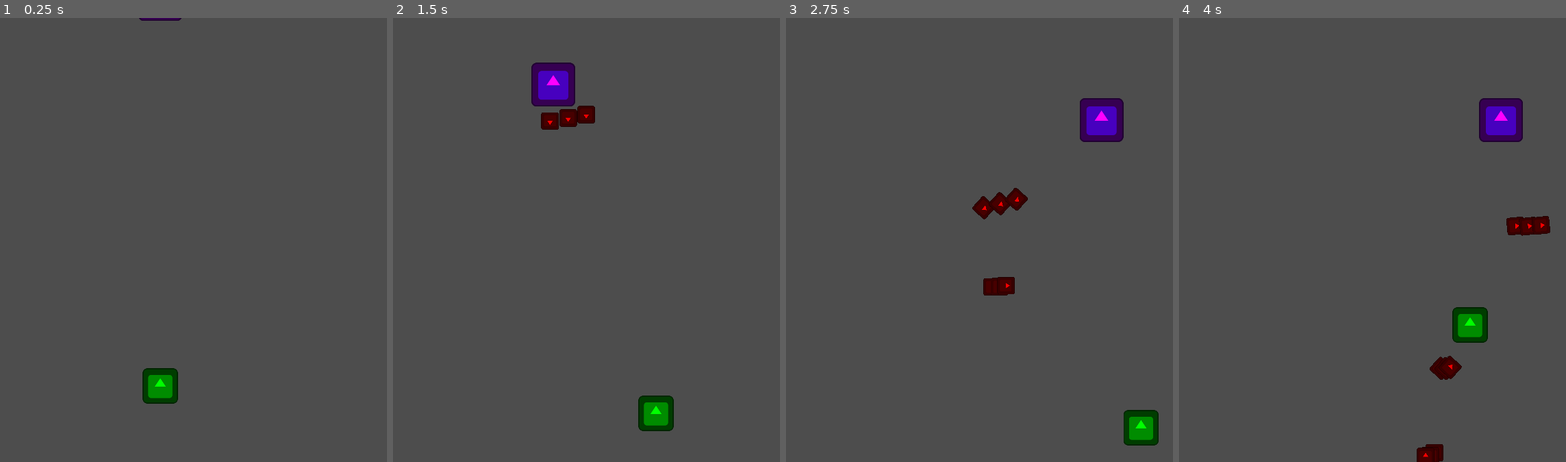
Above: before the commit, frames 1-4 (left to right).
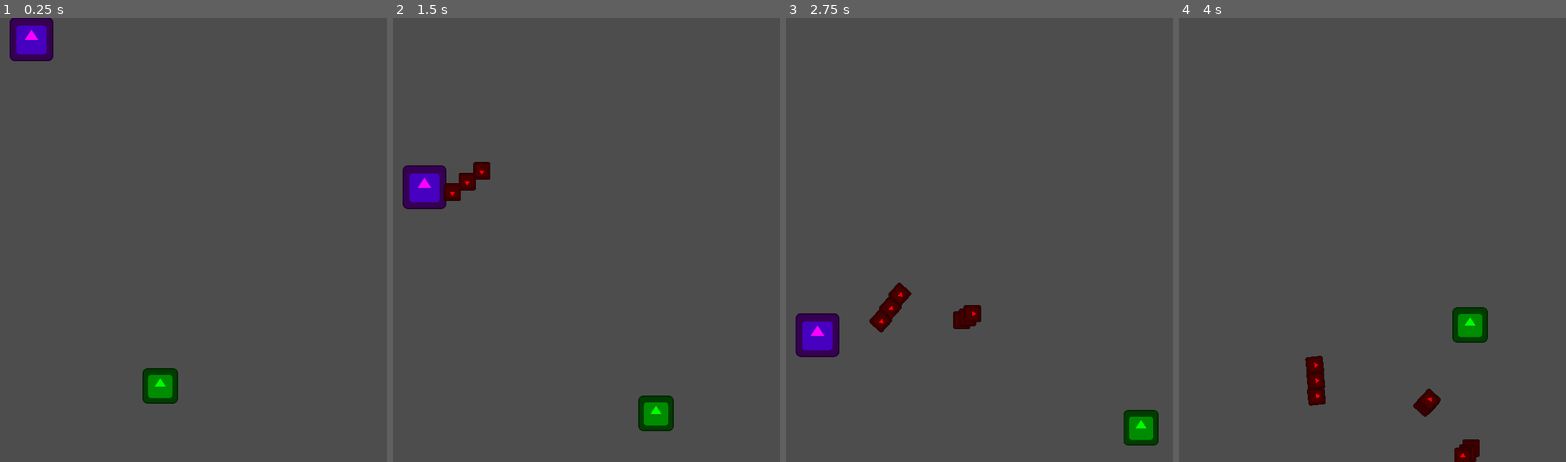
Above: after the commit, the same moments.

Repository: Zeroeth-0/Gatogun
Game: Godot game, scene res://scenes/levels/world.tscn
Two runs of this game, one before a commit and one after it. Both use one fixed random seed, a clock stepped at 60 frames per second and the inputs below. The engine's default icon, where the game draws it, is replaced by a stand-in: a white triangle on a blue panel in a dark square.
Inputs:
- Up to frame 1 (0.25 s): no input
- Up to frame 2 (1.5 s): hold D (RIGHT) 0.53-1.28 s; hold S (DOWN) from 1.28 s (still down)
- Up to frame 3 (2.75 s): release S (DOWN) at 2.03 s; hold D (RIGHT) from 2.03 s (still down)
- Up to frame 4 (4 s): release D (RIGHT) at 2.78 s; hold W (UP) 2.78-3.53 s; hold A (LEFT) from 3.53 s (still down)

The runs differ from the first frame. In frame 1, 1.2% of the frame differs, in the area x 2-47%, y 0-10%; in frame 2, 3.2%; in frame 3, 3.9%, in the area x 2-88%, y 18-77%; in frame 4, 3.1%.

Commit message:
Updated enemy behavior

Diff:
--- a/project.godot
+++ b/project.godot
@@ -12,7 +12,7 @@
 
 config/name="Gatodius"
 run/main_scene="res://scenes/levels/world.tscn"
-config/features=PackedStringArray("4.2", "GL Compatibility")
+config/features=PackedStringArray("4.1", "GL Compatibility")
 config/icon="res://icon.svg"
 
 [autoload]
--- a/scenes/levels/world.tscn
+++ b/scenes/levels/world.tscn
@@ -9,21 +9,4 @@
 position = Vector2(317, 537)
 
 [node name="Enemy" parent="." instance=ExtResource("4_kt6bt")]
-position = Vector2(317, -51)
-intensity = 10
-scrollFollow = false
-childDur = 2.0
-adultHood = 4
-adultDur = 5.0
-oldAge = 7
-oldSpeed = 200
-
-[node name="Enemy2" parent="." instance=ExtResource("4_kt6bt")]
-position = Vector2(317, -51)
-intensity = 10
-scrollFollow = false
-childDur = 2.0
-adultHood = 4
-adultDur = 5.0
-oldAge = 7
-oldSpeed = 200
+position = Vector2(129, -11)
--- a/source/enemies/enemy.gd
+++ b/source/enemies/enemy.gd
@@ -6,11 +6,13 @@
 				OSCILLATE, # Implementado
 				BREATH, # Implementado
 				BLOCK, # Implementado
+				CENTER, # Implementado
 				CURVE, # Implementado
 				CIRCULAR, # Implementado
 				TOWARDS_PLAYER, # Implementado
 				LEAVE, # Implementado
 				LEAVE_SIDE, # Implementado
+				DIAGONAL,
 				STILL # Implementado
 }
 
@@ -98,11 +100,13 @@
 		MoveType.OSCILLATE: move_oscillate(delta)
 		MoveType.BREATH: move_breath(delta)
 		MoveType.BLOCK: move_block(delta)
+		MoveType.CENTER: move_center(delta)
 		MoveType.CURVE: move_curve(dur, delta)
 		MoveType.CIRCULAR: move_circular(dur, delta)
 		MoveType.TOWARDS_PLAYER: move_towards_player()
 		MoveType.LEAVE: move_leave()
 		MoveType.LEAVE_SIDE: move_leave_side(delta)
+		MoveType.DIAGONAL: move_diagonal()
 		MoveType.STILL: move_still()
 
 # Cambiar a la siguiente fase de comportamiento
@@ -160,12 +164,32 @@
 	if directionEnum == Direction.NORTH or directionEnum == Direction.SOUTH:
 		# Movimiento horizontal (igualar en el eje X)
 		var target_x = player_pos.x
-		temp_direction.x = (target_x - global_position.x) * intensity / 5 * delta
+		temp_direction.x = (target_x - global_position.x) * intensity / 10 * delta
 		temp_direction.y = 0  # Mantener el movimiento solo en el eje X
 	elif directionEnum == Direction.EAST or directionEnum == Direction.WEST:
 		# Movimiento vertical (igualar en el eje Y)
 		var target_y = player_pos.y
-		temp_direction.y = (target_y - global_position.y) * intensity / 5 * delta
+		temp_direction.y = (target_y - global_position.y) * intensity / 10 * delta
+		temp_direction.x = 0  # Mantener el movimiento solo en el eje Y
+
+	# Usar la dirección temporal para el movimiento
+	extraVel = temp_direction * speed
+	move_and_slide()
+
+func move_center(delta):
+	var center_pos = get_viewport().get_visible_rect().size / 2  # Obtén la posición del jugador
+
+	# Crear una dirección temporal para no afectar la dirección original
+	var temp_direction = Vector2()
+	if directionEnum == Direction.NORTH or directionEnum == Direction.SOUTH:
+		# Movimiento horizontal (igualar en el eje X)
+		var target_x = center_pos.x
+		temp_direction.x = (target_x - global_position.x) * intensity / 10 * delta
+		temp_direction.y = 0  # Mantener el movimiento solo en el eje X
+	elif directionEnum == Direction.EAST or directionEnum == Direction.WEST:
+		# Movimiento vertical (igualar en el eje Y)
+		var target_y = center_pos.y
+		temp_direction.y = (target_y - global_position.y) * intensity / 10 * delta
 		temp_direction.x = 0  # Mantener el movimiento solo en el eje Y
 
 	# Usar la dirección temporal para el movimiento
@@ -207,6 +231,16 @@
 	extraVel = newDir * speed
 	move_and_slide()
 
+func move_diagonal():
+	var newDir = Vector2 (0, 0)
+	match directionEnum:
+		Direction.NORTH: newDir = Vector2(-hSide, -1)
+		Direction.SOUTH: newDir = Vector2(-hSide, 1)
+		Direction.WEST: newDir = Vector2(-1, -hSide)
+		Direction.EAST: newDir = Vector2(1, -hSide)
+	extraVel = newDir * speed
+	move_and_slide()
+
 func move_still():
 	extraVel = Vector2.ZERO
 	move_and_slide()
